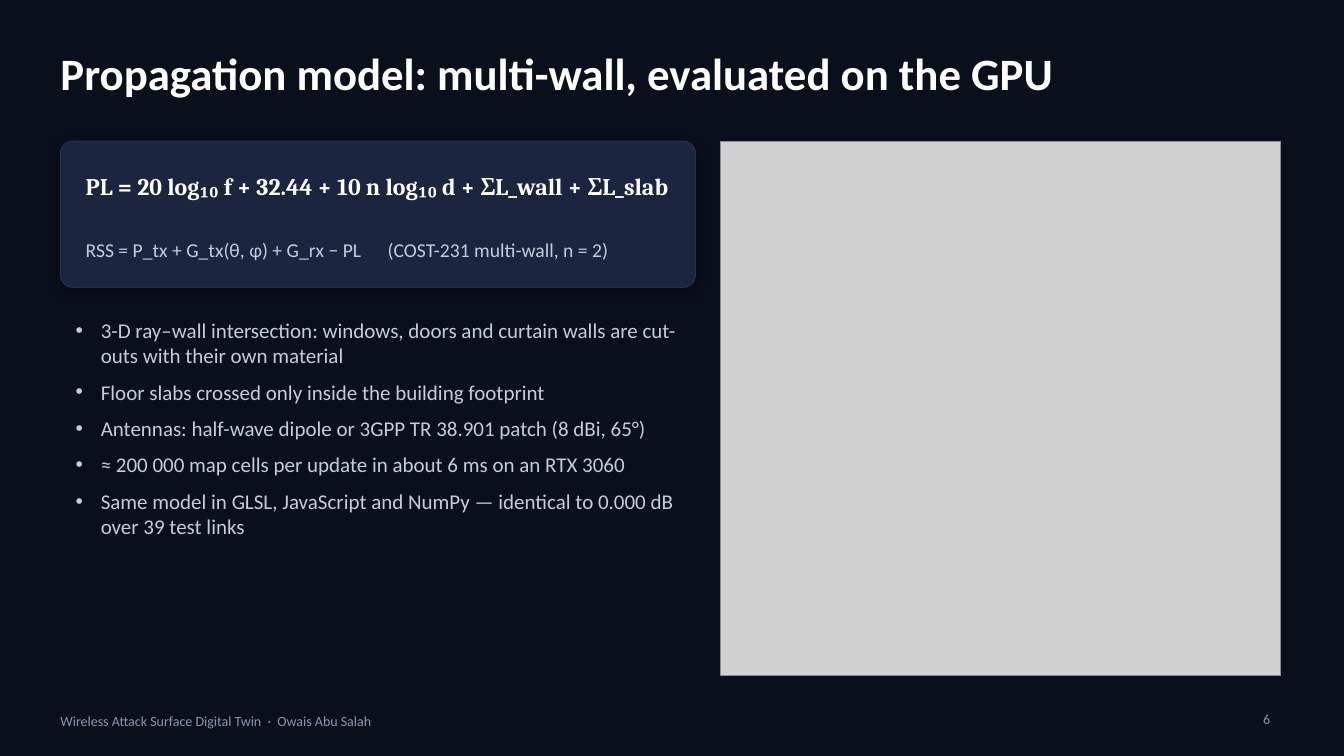
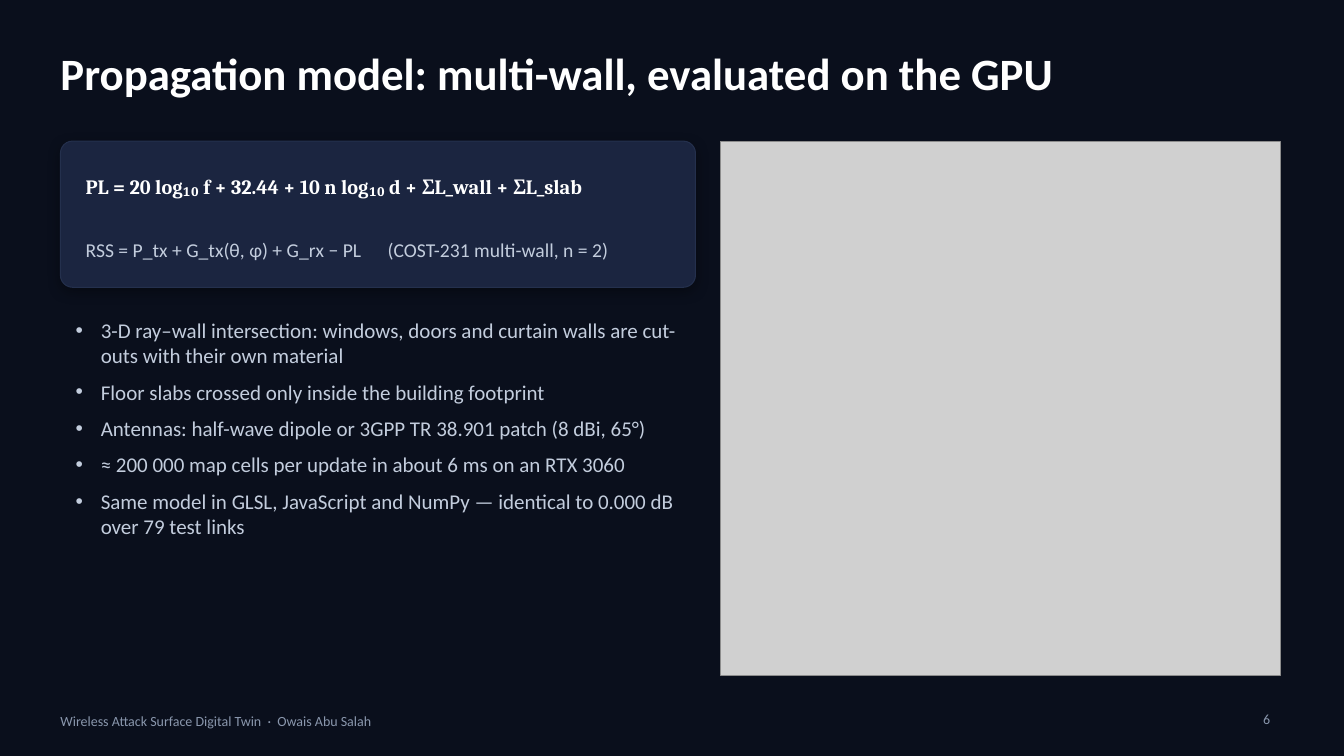
Before and after one commit to OwaisAbuSalah/wireless-attack-surface-twin, a slide deck: slide 6 of presentation/Wireless_Attack_Surface_Digital_Twin.pptx. Drawn at 1344x756 pixels with LibreOffice and Linux fonts; fonts in the diff are those of the drawing; grey boxes stand for pictures. Boxes give left, top, right and bottom in pixels: in the first picture for what was removed or moved away, otherwise in the second. Text is boxed around its words. In the diff, an @@ line names an element or a change of style, - is before the commit and + after.

```diff
--- a/presentation/Wireless_Attack_Surface_Digital_Twin.pptx
+++ b/presentation/Wireless_Attack_Surface_Digital_Twin.pptx
@@ text "PL = 20 log₁₀ f ..." at (86,179,582,197): size 17 to 14.5 pt @@
@@ text at (101,494,673,534): text changed @@
-• Same model in GLSL, JavaScript and NumPy — identical to 0.000 dB over 39 test links
+• Same model in GLSL, JavaScript and NumPy — identical to 0.000 dB over 79 test links
```
Also in this commit, not shown: 9 other files.
